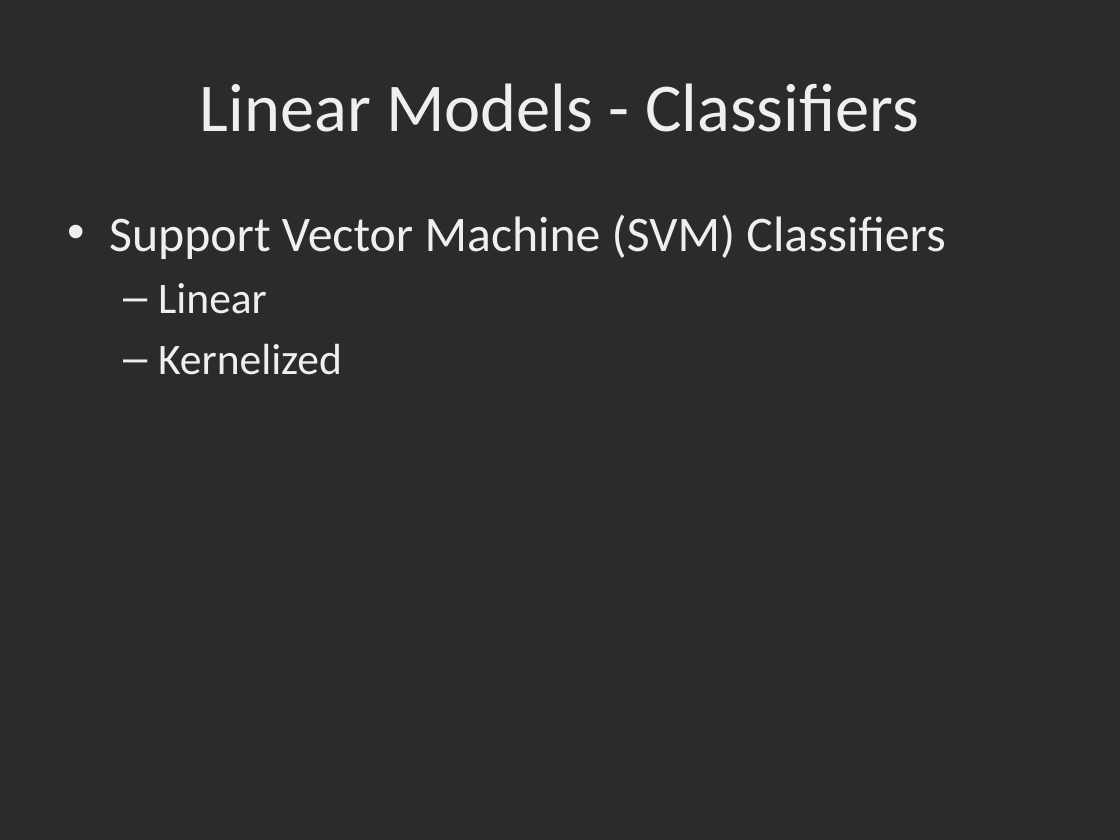
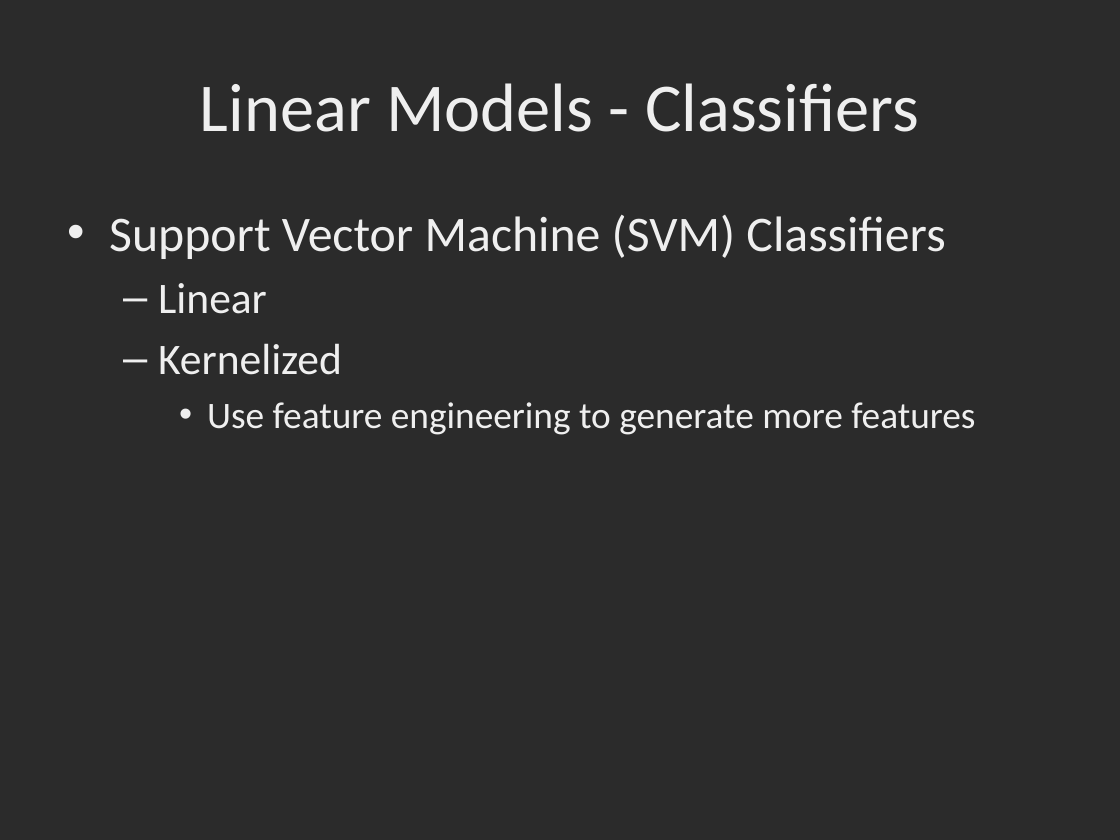
Before and after one commit to dbowmans46/PracticalProgramming, a slide deck: slide 56 of Session 7 - Python/Instructional Material/Session 7 - Python Brief Intro to Machine Learning with Scikit Learn.pptx. Drawn at 1120x840 pixels with LibreOffice and Linux fonts; fonts in the diff are those of the drawing; background and template pictures are left out; a plain dark background stands for a picture behind light text. Boxes give left, top, right and bottom in pixels: in the first picture for what was removed or moved away, otherwise in the second. Text is boxed around its words. In the diff, an @@ line names an element or a change of style, - is before the commit and + after.

```diff
--- a/Session 7 - Python/Instructional Material/Session 7 - Python Brief Intro to Machine Learning with Scikit Learn.pptx
+++ b/Session 7 - Python/Instructional Material/Session 7 - Python Brief Intro to Machine Learning with Scikit Learn.pptx
@@ text at (x1=207, y1=402, x2=975, y2=435): paragraph added @@
+    • Use feature engineering to generate more features
```
Also in this commit, not shown: 2 slides added, 1 other file.
